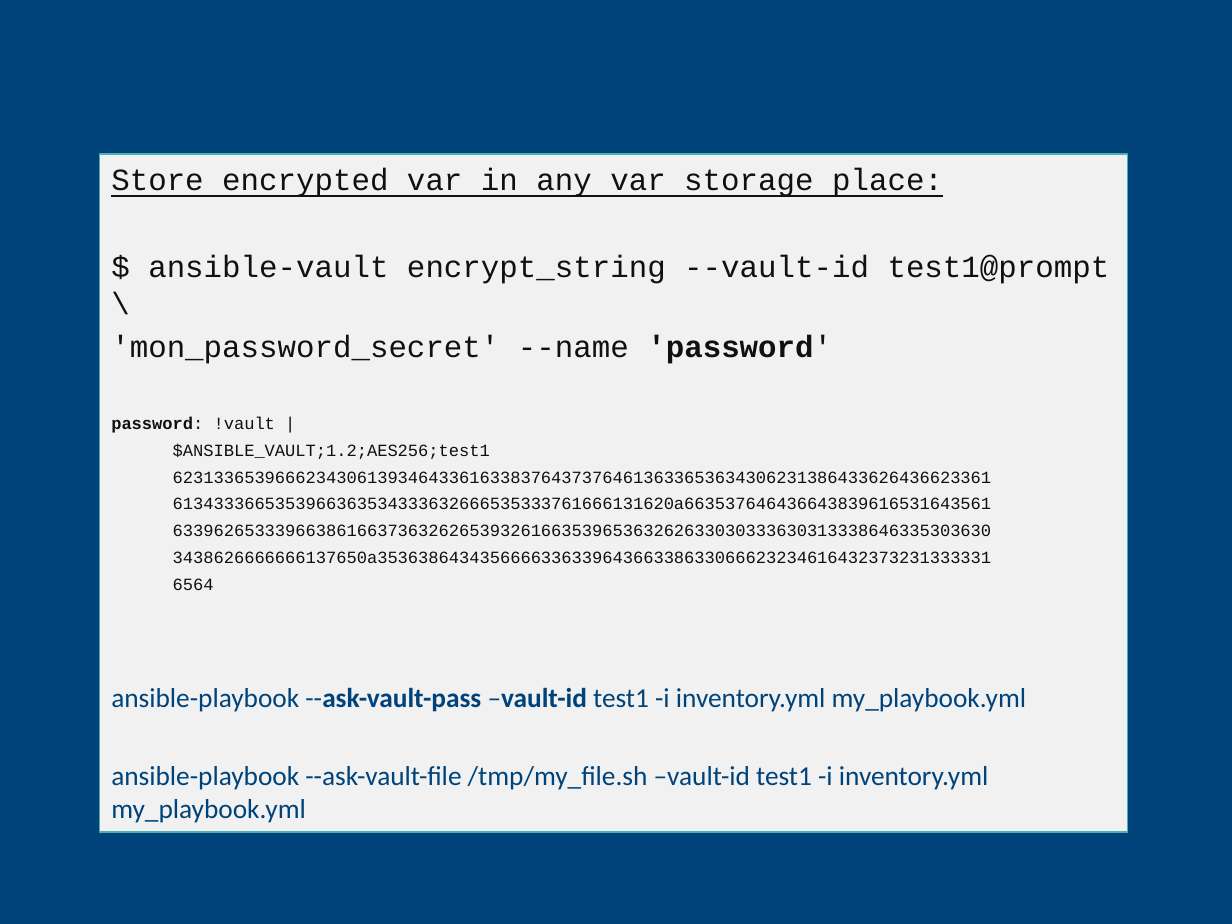
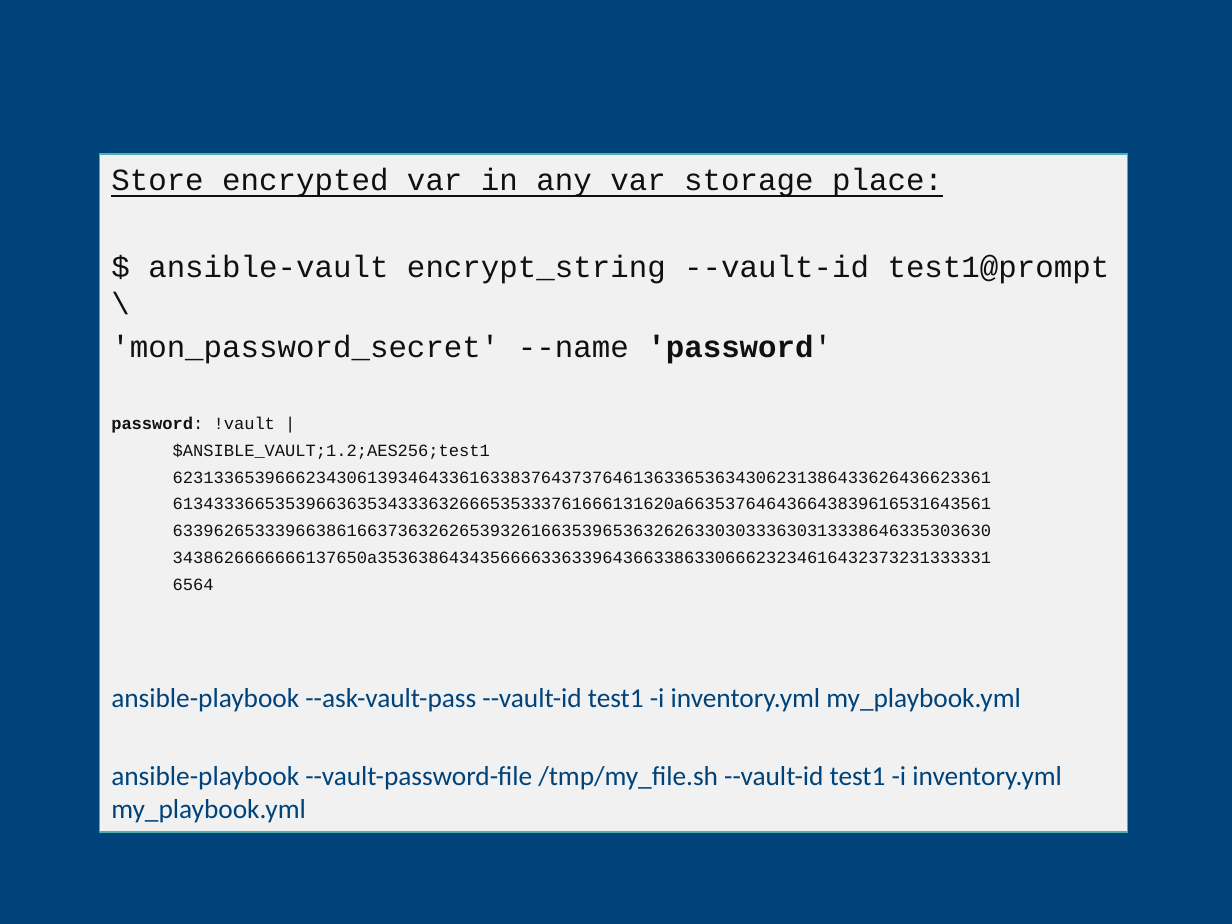
Before and after one commit to CCoupel/ansible-training, a slide deck: slide 139 of Ansible Training.pptx. Drawn at 1232x924 pixels with LibreOffice and Linux fonts; fonts in the diff are those of the drawing; background and template pictures are left out. Boxes give left, top, right and bottom in pixels: in the first picture for what was removed or moved away, otherwise in the second. Text is boxed around its words. In the diff, an @@ line names an element or a change of style, - is before the commit and + after.

```diff
--- a/Ansible Training.pptx
+++ b/Ansible Training.pptx
@@ text in freeform shape at bbox=[111, 688, 1062, 823]: text changed @@
-ansible-playbook --ask-vault-pass –vault-id test1 -i inventory.yml my_playbook.yml
-ansible-playbook --ask-vault-file /tmp/my_file.sh –vault-id test1 -i inventory.yml my_playbook.yml
+ansible-playbook --ask-vault-pass --vault-id test1 -i inventory.yml my_playbook.yml
+ansible-playbook --vault-password-file /tmp/my_file.sh --vault-id test1 -i inventory.yml my_playbook.yml
```
Also in this commit, not shown: 48 other slides changed.
